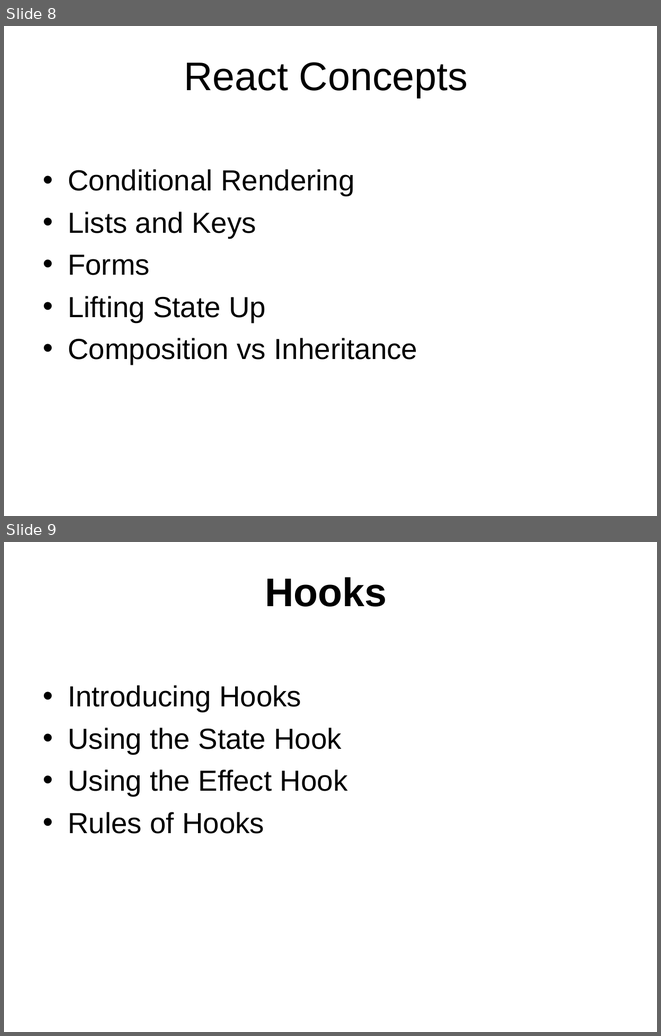
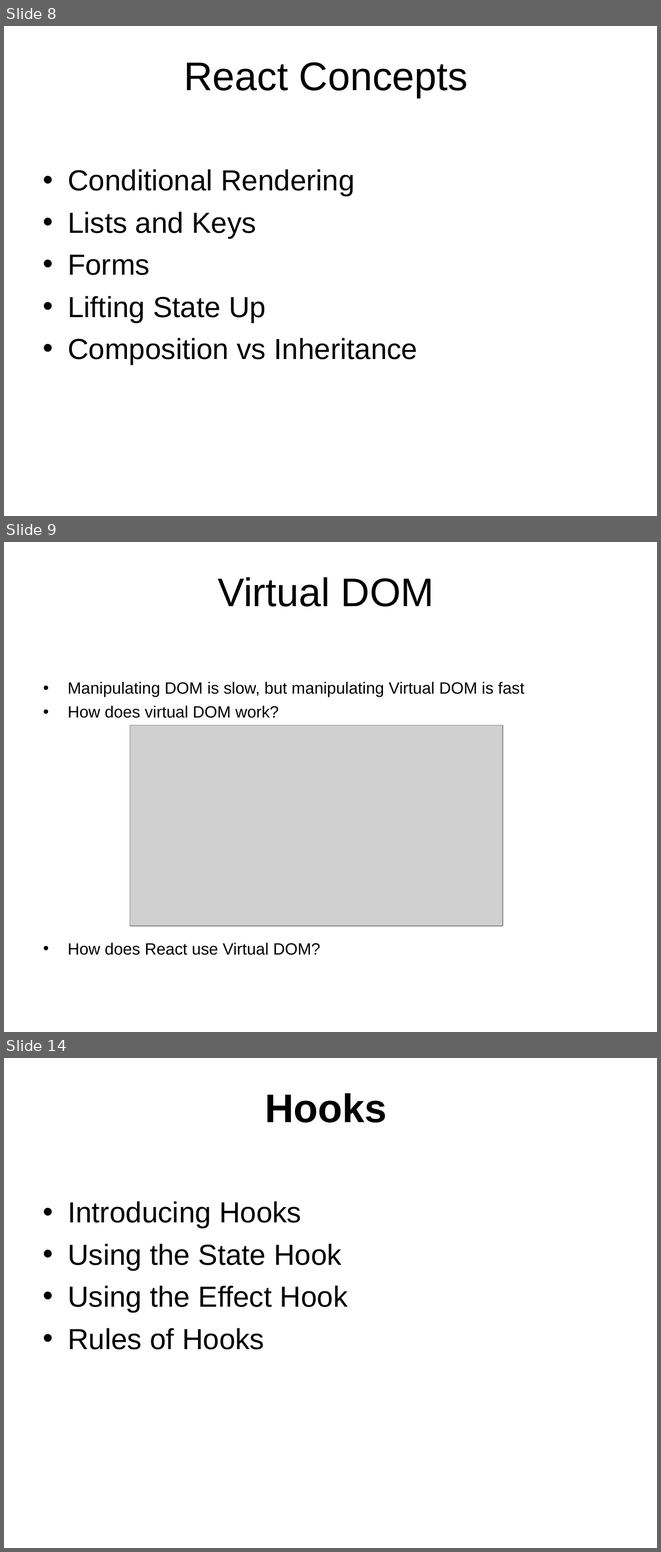
Before and after one commit to thongleclv/reactjs, a slide deck: React Overview.ppt. Shown one above the other, each under a label of ours: slides 8 and 9 before the commit, slides 8, 9 and 14 after it; the slides between them are not shown. The pictures are 661x1036 and 661x1552 pixels, drawn with LibreOffice and Linux fonts; fonts in the diff are those of the drawing; grey boxes stand for pictures; background and template pictures are left out. Boxes give left, top, right and bottom in pixels: in the first picture for what was removed or moved away, otherwise in the second. Text is boxed around its words. In the diff, an @@ line names an element or a change of style, - is before the commit and + after.

```diff
--- a/React Overview.ppt
+++ b/React Overview.ppt
@@ slide 9 added at [4, 542, 657, 1032], background picture (left out) @@
@@ title added at [218, 577, 434, 607], 44 pt, text #000000 @@
+Virtual DOM
@@ text added at [68, 681, 524, 955], 18 pt, text #000000 @@
+• Manipulating DOM is slow, but manipulating Virtual DOM is fast
+• How does virtual DOM work?
+• How does React use Virtual DOM?
@@ picture added at [130, 725, 503, 926] @@
@@ what was slide 9 is now slide 14 @@
```
Also in this commit, not shown: 1 slide changed, 4 other slides added, 1 other file.
